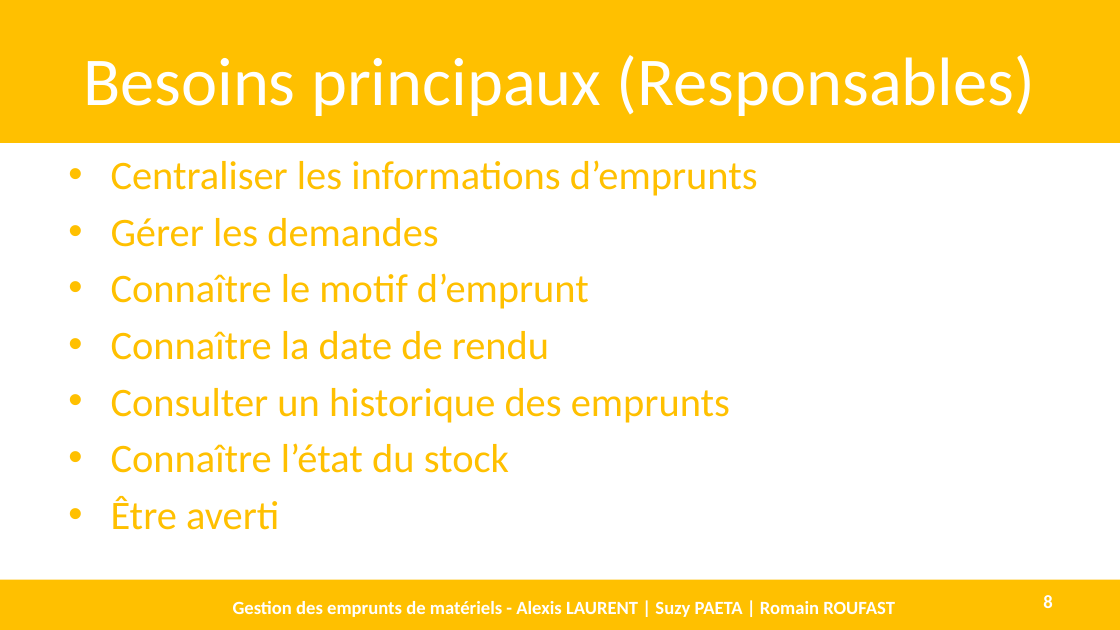
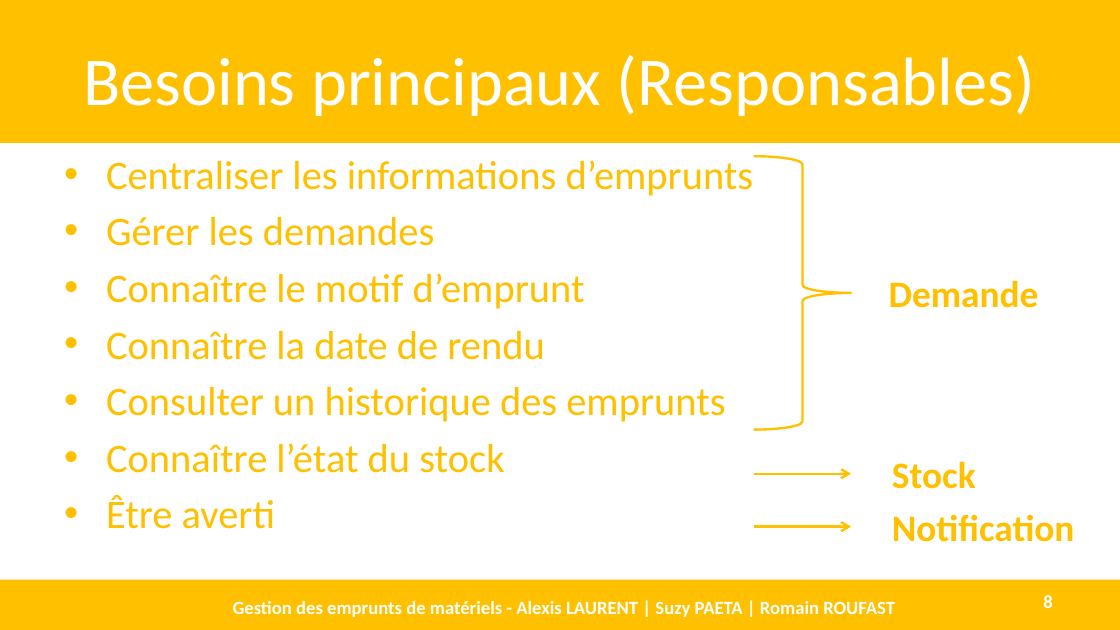
Before and after one commit to AlexisLaurent/Gestion_des_Emprunts, a slide deck: slide 8 of Livrables/D1.3 - DEF.pptx. Drawn at 1120x630 pixels with LibreOffice and Linux fonts; fonts in the diff are those of the drawing. Boxes give left, top, right and bottom in pixels: in the first picture for what was removed or moved away, otherwise in the second. Text is boxed around its words. In the diff, an @@ line names an element or a change of style, - is before the commit and + after.

```diff
--- a/Livrables/D1.3 - DEF.pptx
+++ b/Livrables/D1.3 - DEF.pptx
@@ text "Centraliser les informations d’emprunts": place and size @@
-text "Centraliser les informations d’emprunts" at bbox=[111, 160, 758, 530]
+text "Centraliser les informations d’emprunts" at bbox=[106, 160, 754, 529]
@@ right brace added at bbox=[754, 157, 851, 430], outline #FFC000 1.5 pt @@
@@ text added at bbox=[889, 280, 1039, 308], 24 pt, text #FFC000, bold @@
+Demande
@@ arrow added from (754, 474) to (851, 474), #FFC000 1.5 pt @@
@@ text added at bbox=[892, 461, 976, 489], 24 pt, text #FFC000, bold @@
+Stock
@@ arrow added from (754, 526) to (851, 526), #FFC000 1.5 pt @@
@@ text added at bbox=[892, 514, 1075, 542], 24 pt, text #FFC000, bold @@
+Notification
```
Also in this commit, not shown: 5 other slides changed, 1 slide added.
